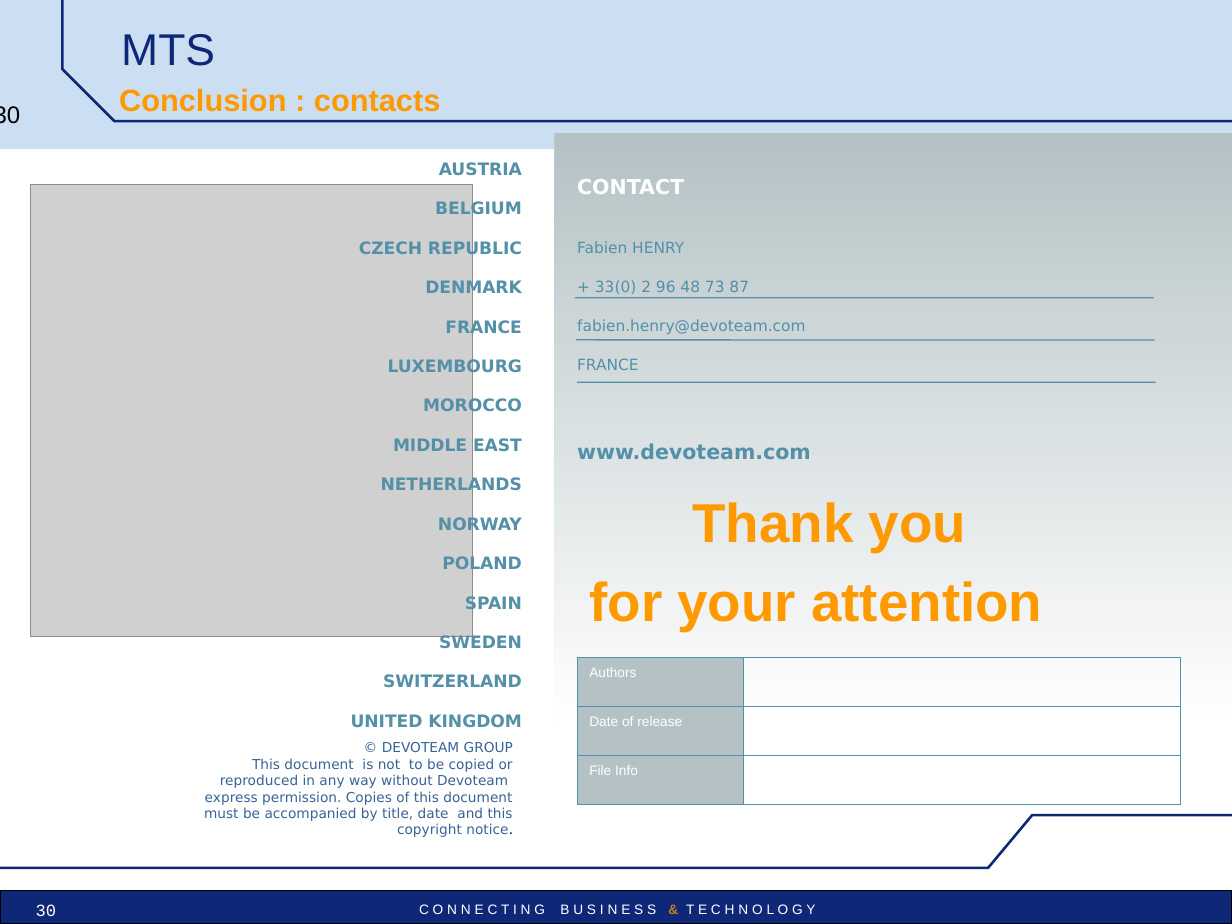
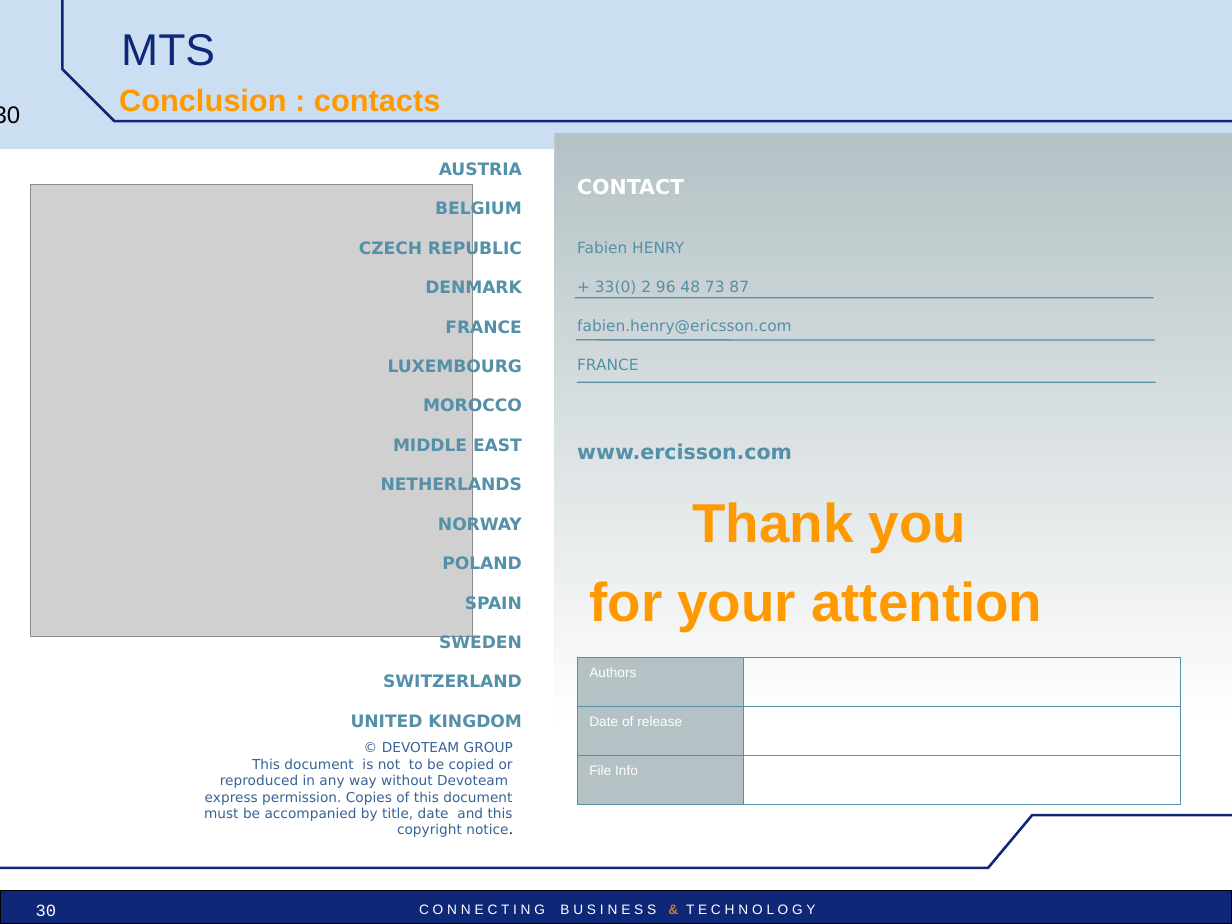
Before and after one commit to uttamhoode9/mts-trunk, a slide deck: slide 30 of mts/src/main/doc/MTS_pres_technical.ppt. Drawn at 1232x924 pixels with LibreOffice and Linux fonts; fonts in the diff are those of the drawing; grey boxes stand for pictures; background and template pictures are left out. Boxes give left, top, right and bottom in pixels: in the first picture for what was removed or moved away, otherwise in the second. Text is boxed around its words. In the diff, an @@ line names an element or a change of style, - is before the commit and + after.

Commit message:
Changement de l'adresse mail de support => Ericsson

```diff
--- a/mts/src/main/doc/MTS_pres_technical.ppt
+++ b/mts/src/main/doc/MTS_pres_technical.ppt
@@ text at (577, 319, 792, 334): text changed @@
-fabien.henry@devoteam.com
+fabien.henry@ericsson.com
@@ text at (577, 443, 792, 459): text changed @@
-www.devoteam.com
+www.ercisson.com
```
Also in this commit, not shown: 1 other slide changed.
